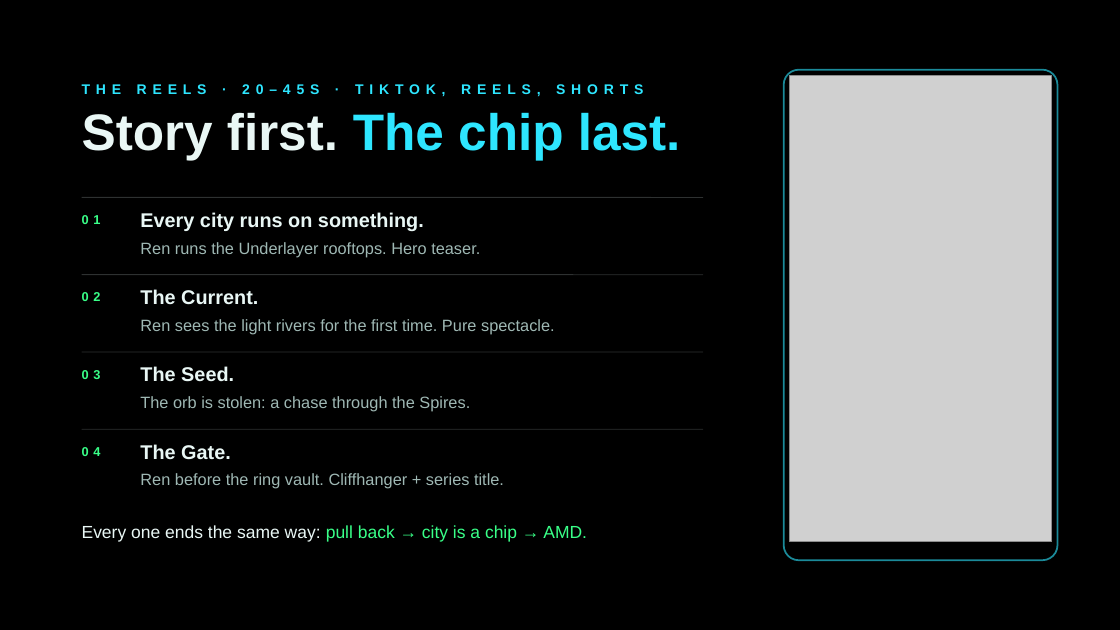
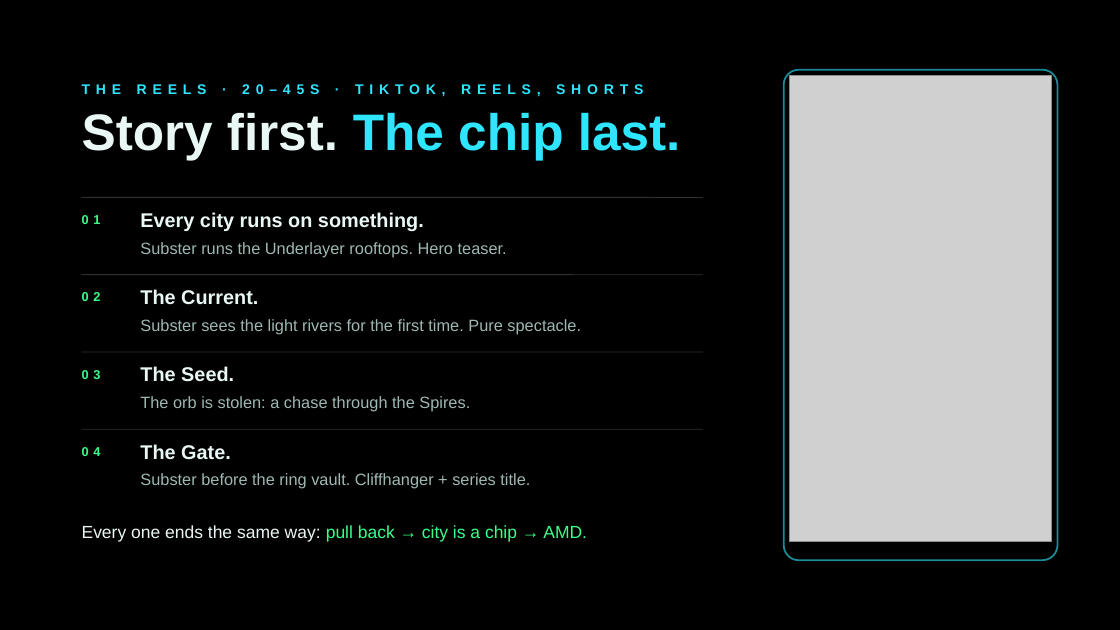
Before and after one commit to zoeschuldenfrei/AMDproject, a slide deck: slide 7 of zoe/deck/pptx/SUBSTRATE-pitch.pptx. Drawn at 1120x630 pixels with LibreOffice and Linux fonts; fonts in the diff are those of the drawing; grey boxes stand for pictures; background and template pictures are left out. Boxes give left, top, right and bottom in pixels: in the first picture for what was removed or moved away, otherwise in the second. Text is boxed around its words. In the diff, an @@ line names an element or a change of style, - is before the commit and + after.

```diff
--- a/zoe/deck/pptx/SUBSTRATE-pitch.pptx
+++ b/zoe/deck/pptx/SUBSTRATE-pitch.pptx
@@ text at (140, 242, 507, 257): text changed @@
-Ren runs the Underlayer rooftops. Hero teaser.
+Subster runs the Underlayer rooftops. Hero teaser.
@@ text at (140, 319, 581, 335): text changed @@
-Ren sees the light rivers for the first time. Pure spectacle.
+Subster sees the light rivers for the first time. Pure spectacle.
@@ text at (140, 473, 530, 489): text changed @@
-Ren before the ring vault. Cliffhanger + series title.
+Subster before the ring vault. Cliffhanger + series title.
```
Also in this commit, not shown: 4 other files.
